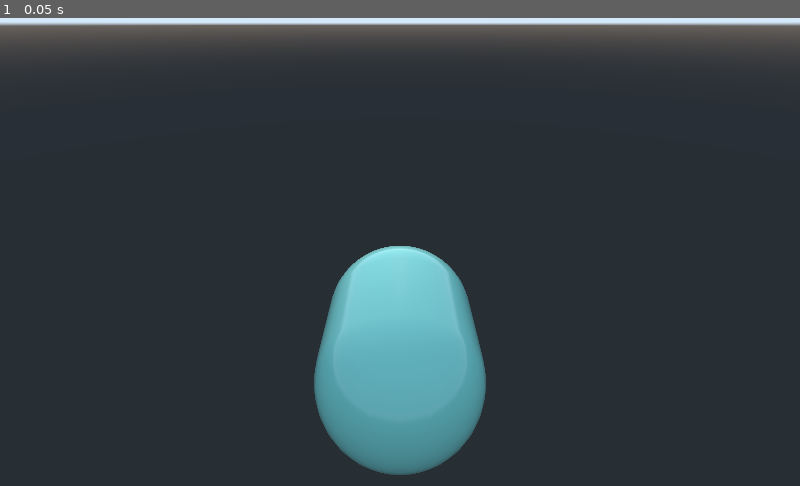
Above: before the commit, frame 1.
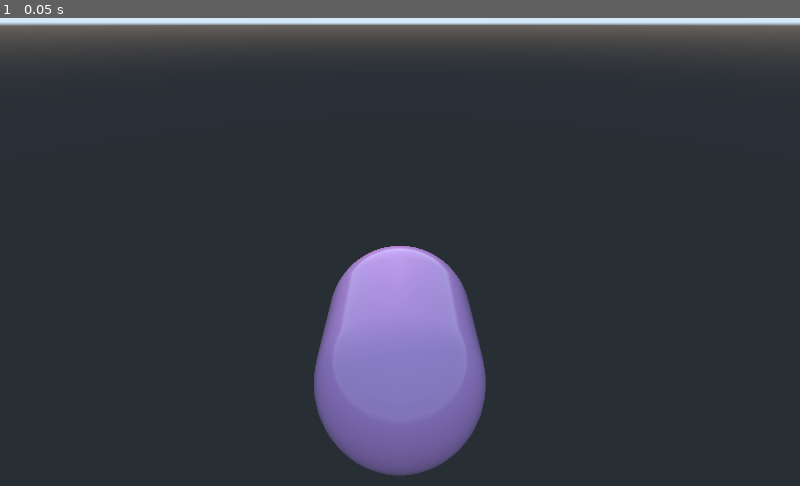
Above: after the commit, the same moment.

Repository: chrisrollsdice/Maze-Game
Game: Godot game, scene res://World.tscn
The game is run twice, just before and just after one commit, with the same random seed, the same clock (stepped at 60 frames per second) and the same inputs. The project has no main scene, so this scene is started directly.
Inputs:
- Up to frame 1 (0.05 s): no input

The runs differ from the first frame. In frame 1, 8.3% of the frame differs, in the area x 39-61%, y 48-98%.

Commit message:
Make the capsule purple.
Purple is a nicer color.

Diff:
--- a/World.tscn
+++ b/World.tscn
@@ -3,12 +3,13 @@
 [sub_resource type="CapsuleMesh" id=1]
 
 [sub_resource type="SpatialMaterial" id=2]
-albedo_color = Color( 0.552941, 0.815686, 0.772549, 1 )
+albedo_color = Color( 0.807843, 0.552941, 0.815686, 1 )
 roughness = 0.0
 
 [node name="World" type="Spatial"]
 
 [node name="Player" type="MeshInstance" parent="."]
+transform = Transform( 1, 0, 0, 0, 1, 0, 0, 0, 1, -0.00197029, 0.000696659, 0.0037272 )
 mesh = SubResource( 1 )
 material/0 = SubResource( 2 )
 
